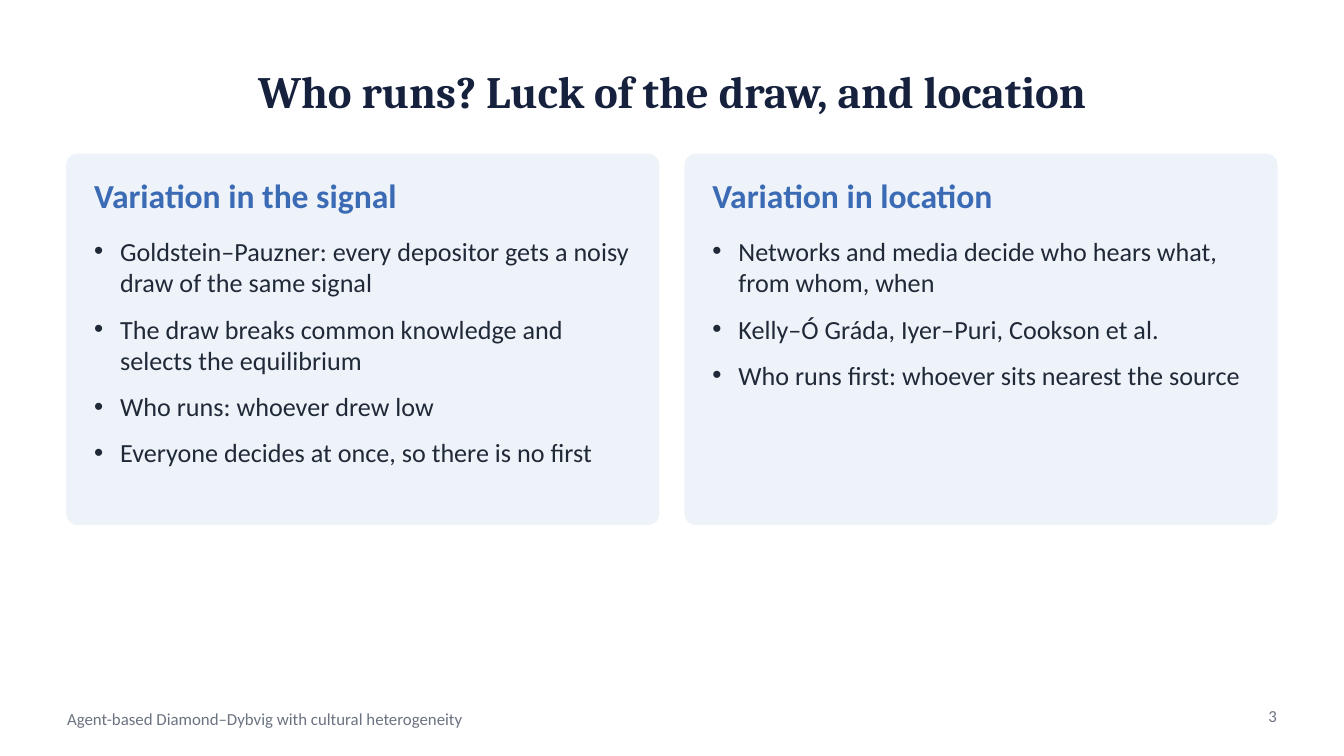
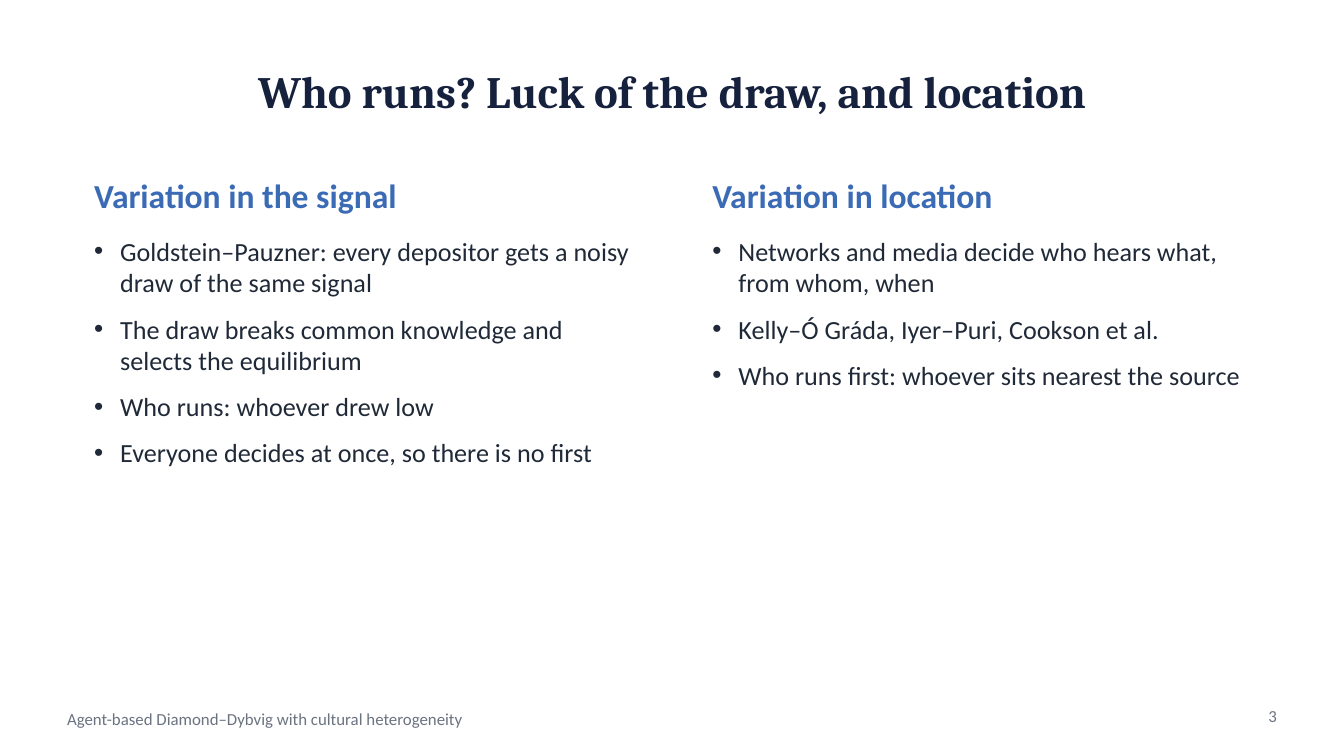
Before and after one commit to wlstover/BankRuns5, a slide deck: slide 3 of docs/deck_2026-10-26_seminar.pptx. Drawn at 1344x756 pixels with LibreOffice and Linux fonts; fonts in the diff are those of the drawing. Boxes give left, top, right and bottom in pixels: in the first picture for what was removed or moved away, otherwise in the second. Text is boxed around its words. In the diff, an @@ line names an element or a change of style, - is before the commit and + after.

```diff
--- a/docs/deck_2026-10-26_seminar.pptx
+++ b/docs/deck_2026-10-26_seminar.pptx
@@ rounded rectangle removed at (x1=67, y1=155, x2=659, y2=524) @@
@@ rounded rectangle removed at (x1=685, y1=155, x2=1277, y2=524) @@
```
Also in this commit, not shown: 2 other files.
